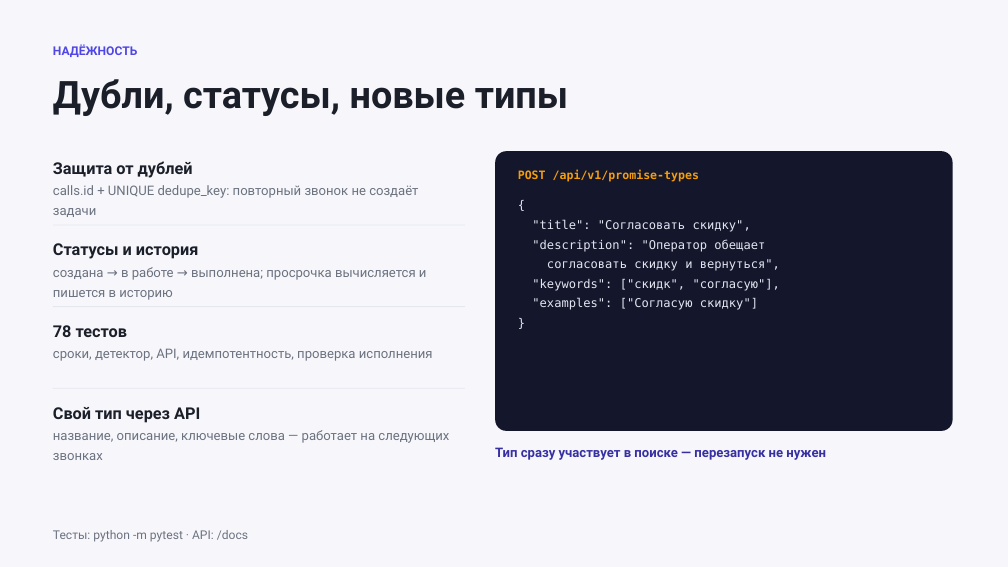
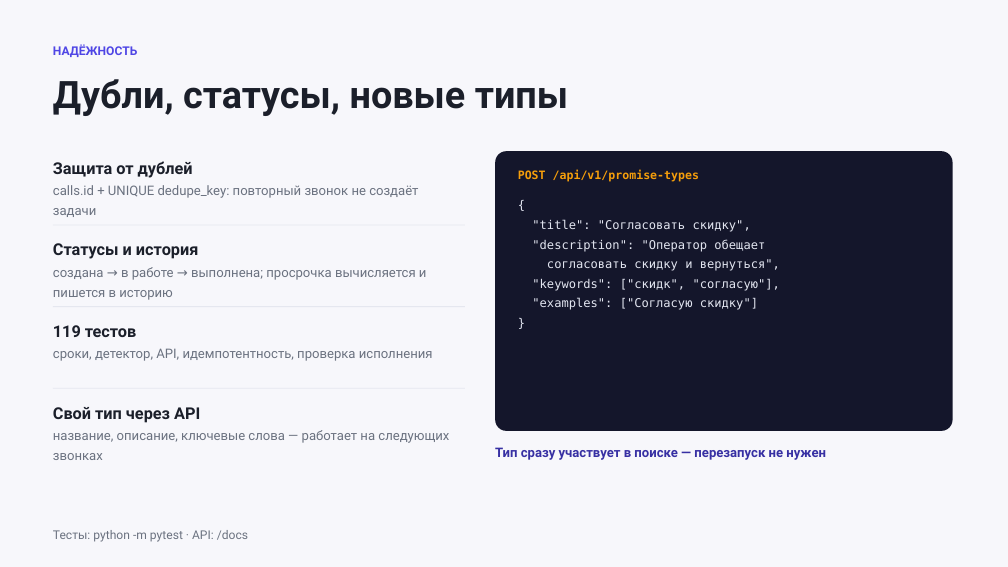
Before and after one commit to jabkamamka/promise-control, a slide deck: slide 7 of docs/Презентация_7_минут.pptx. Drawn at 1008x567 pixels with LibreOffice and Linux fonts; fonts in the diff are those of the drawing. Boxes give left, top, right and bottom in pixels: in the first picture for what was removed or moved away, otherwise in the second. Text is boxed around its words. In the diff, an @@ line names an element or a change of style, - is before the commit and + after.

```diff
--- a/docs/Презентация_7_минут.pptx
+++ b/docs/Презентация_7_минут.pptx
@@ text at [53,325,136,337]: text changed @@
-78 тестов
+119 тестов
```
Also in this commit, not shown: 2 other slides changed, 37 other files.
